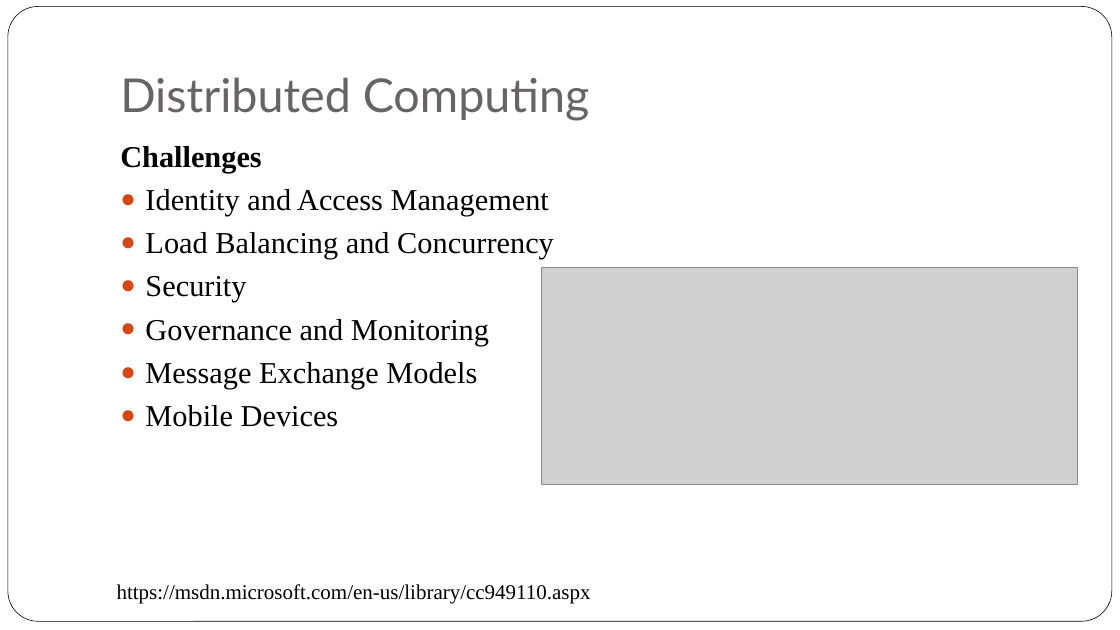
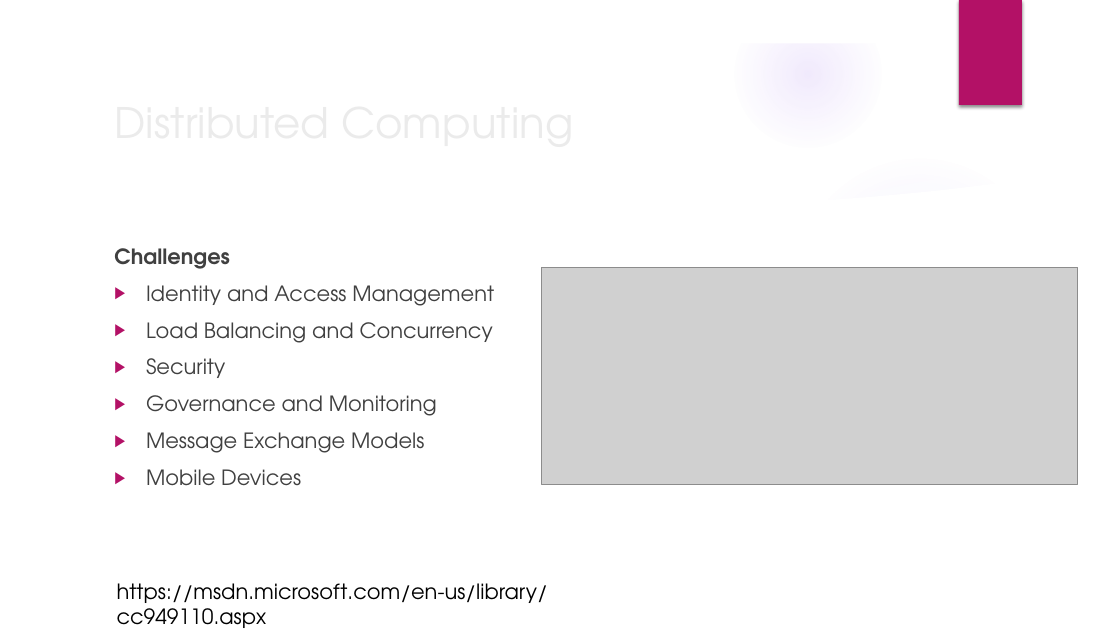
Before and after one commit to iskandersierra/DevSharp, a slide deck: slide 5 of Docs/Distributed Architecture.pptx. Drawn at 1120x630 pixels with LibreOffice and Linux fonts; fonts in the diff are those of the drawing; grey boxes stand for pictures; background and template pictures are left out. Boxes give left, top, right and bottom in pixels: in the first picture for what was removed or moved away, otherwise in the second. Text is boxed around its words. In the diff, an @@ line names an element or a change of style, - is before the commit and + after.

```diff
--- a/Docs/Distributed Architecture.pptx
+++ b/Docs/Distributed Architecture.pptx
@@ group added at <box>0,0,1120,630</box>: 4 ellipses, 2 freeform shapes @@
@@ rounded rectangle removed at <box>8,7,1112,622</box> @@
@@ rectangle added at <box>959,0,1022,105</box>, fill #B31166 @@
@@ title "Distributed Computing": place and size @@
-title "Distributed Computing" at <box>120,77,590,121</box>
+title "Distributed Computing" at <box>106,89,911,154</box>
@@ title "Distributed Computing" at <box>106,89,911,154</box>: size 40 to 36 pt, font Lato to TeX Gyre Adventor, text colour #696464 to #EBEBEB; vertical alignment bottom to middle @@
@@ text "Challenges": place and size @@
-text "Challenges" at <box>120,146,554,427</box>
+text "Challenges" at <box>114,248,494,486</box>
@@ text "Challenges" at <box>114,248,494,486</box>: size 26 to 18 pt, font Times New Roman to TeX Gyre Adventor, text colour #000000 to #404040; more space between paragraphs; bullet ● to ▶; bullet colour #D34817 to #B31166 @@
@@ text "https://msdn.microsoft.com/en-us/library/cc949110.aspx" at <box>117,583,548,628</box>: font Times New Roman to TeX Gyre Adventor @@
```
Also in this commit, not shown: 21 other slides changed, 1 slide removed.
